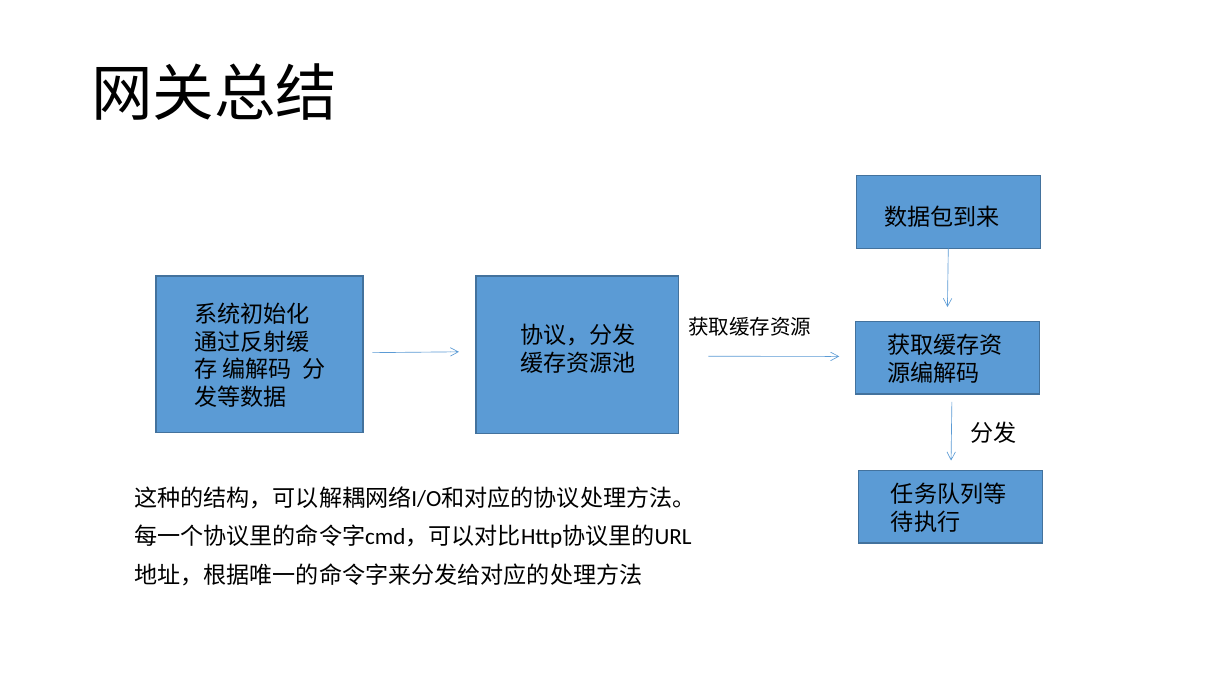
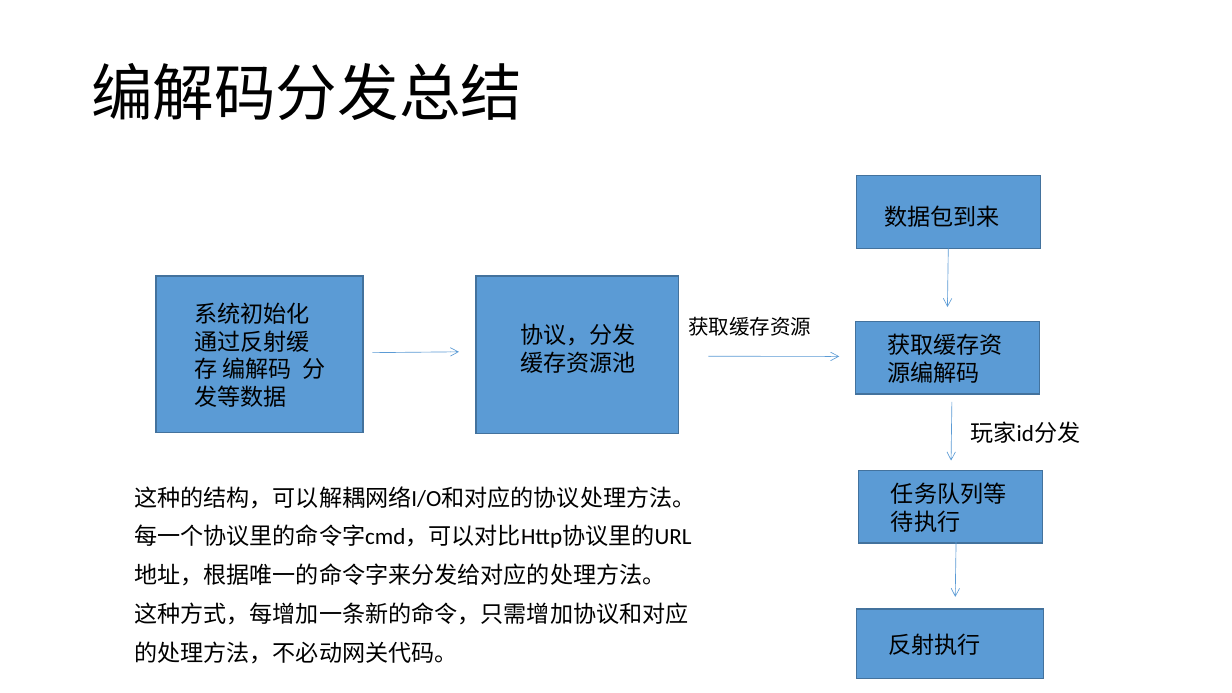
Before and after one commit to Xuwudong/tank, a slide deck: slide 10 of src/resources/坦克大战总结.pptx. Drawn at 1232x693 pixels with LibreOffice and Linux fonts; fonts in the diff are those of the drawing. Boxes give left, top, right and bottom in pixels: in the first picture for what was removed or moved away, otherwise in the second. Text is boxed around its words. In the diff, an @@ line names an element or a change of style, - is before the commit and + after.

Commit message:
update ppt

```diff
--- a/src/resources/坦克大战总结.pptx
+++ b/src/resources/坦克大战总结.pptx
@@ text at <box>91,63,522,120</box>: text changed @@
-网关总结
+编解码分发总结
@@ text at <box>970,421,1080,443</box>: text changed @@
-分发
+玩家id分发
@@ text at <box>134,524,691,664</box>: text changed @@
-每一个协议里的命令字cmd，可以对比Http协议里的URL地址，根据唯一的命令字来分发给对应的处理方法
+每一个协议里的命令字cmd，可以对比Http协议里的URL地址，根据唯一的命令字来分发给对应的处理方法。
+这种方式，每增加一条新的命令，只需增加协议和对应的处理方法，不必动网关代码。
@@ arrow added from (957, 540) to (956, 597), #5B9BD5 0.5 pt @@
@@ rectangle added at <box>857,609,1043,678</box>, fill #5B9BD5, outline #43739E 1 pt @@
@@ text added at <box>889,633,981,655</box>, 18 pt, text #000000 @@
+反射执行
```
Also in this commit, not shown: 3 other slides changed.
